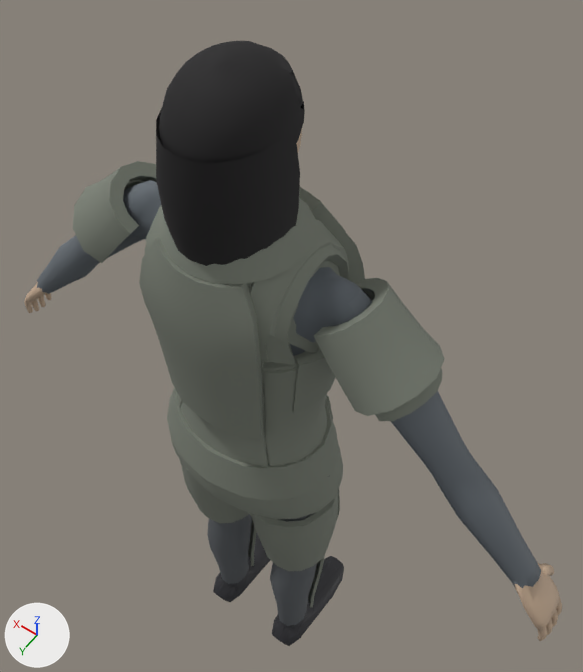
A saved change to the glTF model models/characters/human/variants/f03.glb.
Camera for both pictures: a 50 mm lens placed at (-0.546, 0.642, 2.322), pointed at (0.05, -0.192, 1.011). Every picture has the same lights, and +X, +Y and +Z are marked at lower left. The older version comes first.

In view in the first picture: 'body', 'head', 'kitaxil', 'kitbeltwide', 'kitdelt', 'kitheavy', 'kitlegwrap', 'kitpc', 'kitpelvis', 'kitshcap', 'kitwrap' and 4 more.
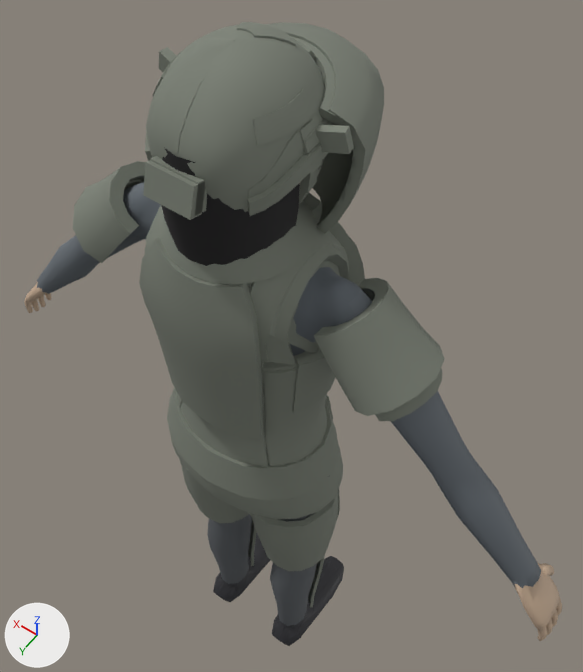
Changed parts and their boxes (x1, y1, x2, y2) in the pictures (583 x 672 px):
'kithelmrifle', added: after (143, 22, 334, 220)
'kitshieldrifle', added: after (265, 22, 384, 234)
'kitshieldframe', added: after (159, 36, 354, 154)
'kitshield', added: after (312, 121, 358, 230)
'kithelmfast', added (mostly hidden): after (150, 119, 328, 213)
'kitmandarmshigh', added: after (299, 119, 319, 193)
'kitmandarmsmid', added: after (302, 144, 322, 193)
'kitmandible', added (mostly hidden): after (299, 158, 325, 204)
'head', unchanged, covered by the edit: before (156, 41, 305, 266); after (162, 149, 300, 266)

The change, as a list of edits to the scene's bpy script:
```text
Add ob_kitshieldrifle:
    ob_kitshieldrifle = bpy.data.objects.new('kitshieldrifle', me_kitshieldrifle)  # 240 vertices, 476 faces; spans x -0.152..0.152, y -0.253..-0.049, z 1.484..1.729; in mat_kitshieldrifle (grey #7c8176)
    ob_kitshieldrifle.location = (0.0, 0.0, 0.0)
Add ob_kitshieldframe:
    ob_kitshieldframe = bpy.data.objects.new('kitshieldframe', me_kitshieldframe)  # 100 vertices, 188 faces; spans x -0.153..0.152, y -0.165..-0.019, z 1.675..1.729; in mat_kitshieldframe (grey #7c8176)
    ob_kitshieldframe.location = (0.0, 0.0, 0.0)
Add ob_kitshield:
    ob_kitshield = bpy.data.objects.new('kitshield', me_kitshield)  # 240 vertices, 476 faces; spans x -0.143..0.143, y -0.244..-0.049, z 1.491..1.72; in mat_kitshield (grey #7c8176)
    ob_kitshield.location = (0.0, 0.0, 0.0)
Add ob_kitmandible:
    ob_kitmandible = bpy.data.objects.new('kitmandible', me_kitmandible)  # 170 vertices, 336 faces; spans x -0.104..0.107, y -0.153..-0.018, z 1.544..1.632; in mat_kitmandible (grey #7c8176)
    ob_kitmandible.location = (0.0, 0.0, 0.0)
Add ob_kitmandarmsmid:
    ob_kitmandarmsmid = bpy.data.objects.new('kitmandarmsmid', me_kitmandarmsmid)  # 32 vertices, 48 faces; spans x -0.119..0.118, y -0.033..0.003, z 1.613..1.69; in mat_kitmandarmsmid (grey #7c8176)
    ob_kitmandarmsmid.location = (0.0, 0.0, 0.0)
Add ob_kitmandarmshigh:
    ob_kitmandarmshigh = bpy.data.objects.new('kitmandarmshigh', me_kitmandarmshigh)  # 32 vertices, 48 faces; spans x -0.114..0.112, y -0.033..0.003, z 1.614..1.72; in mat_kitmandarmshigh (grey #7c8176)
    ob_kitmandarmshigh.location = (0.0, 0.0, 0.0)
Add ob_kithelmrifle:
    ob_kithelmrifle = bpy.data.objects.new('kithelmrifle', me_kithelmrifle)  # 890 vertices, 1760 faces; spans x -0.119..0.119, y -0.155..0.138, z 1.621..1.796; in mat_kithelmrifle (grey #7c8176)
    ob_kithelmrifle.location = (0.0, 0.0, 0.0)
Add ob_kithelmfast:
    ob_kithelmfast = bpy.data.objects.new('kithelmfast', me_kithelmfast)  # 890 vertices, 1760 faces; spans x -0.109..0.108, y -0.147..0.13, z 1.632..1.788; in mat_kithelmfast (grey #7c8176)
    ob_kithelmfast.location = (0.0, 0.0, 0.0)
```
